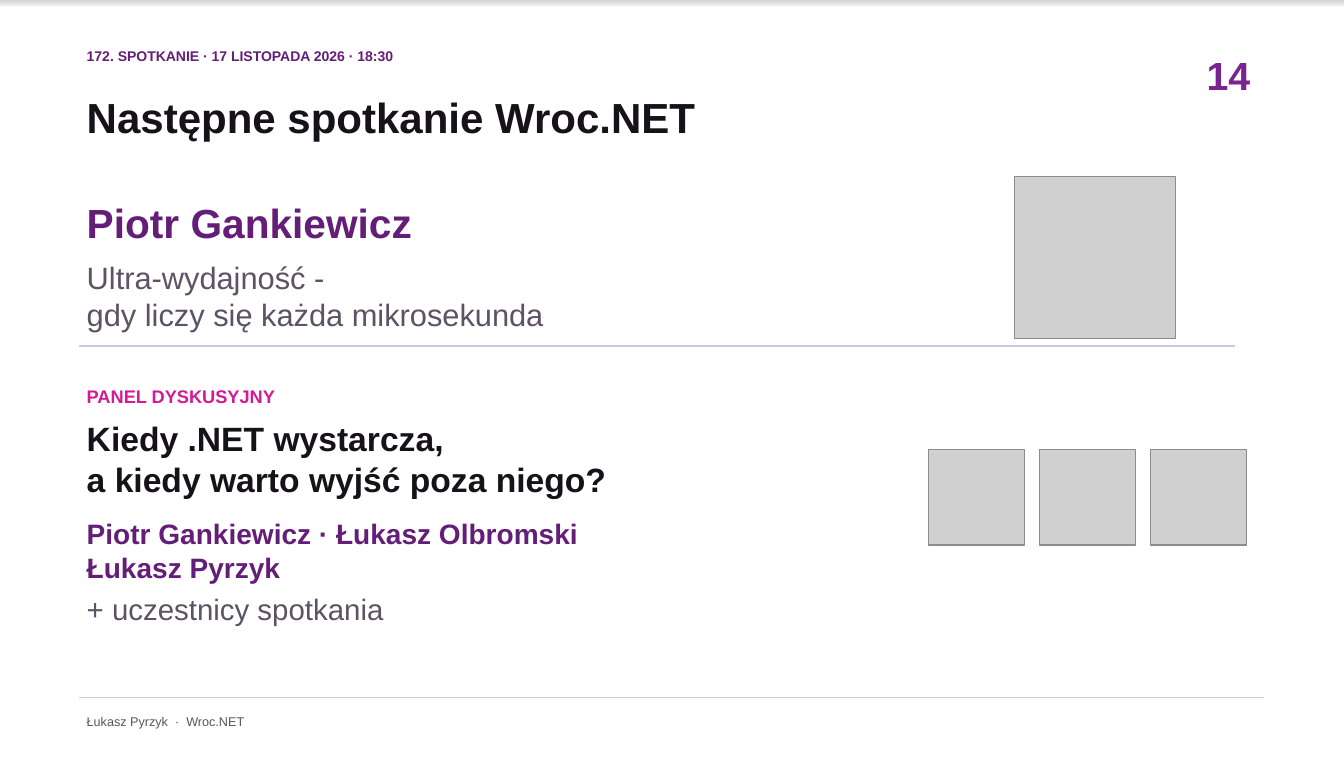
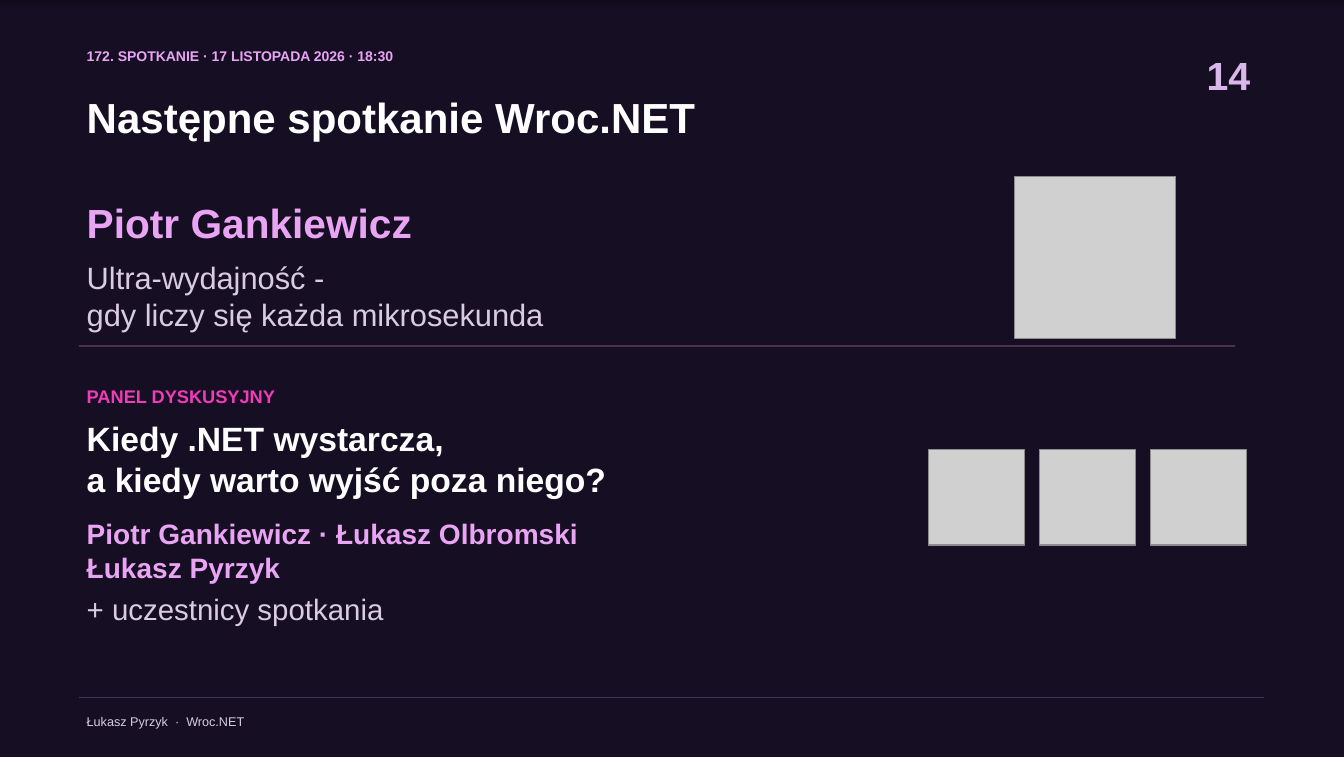
Before and after one commit to lukasz-pyrzyk/wrocnet.org, a slide deck: slide 14 of slides/171/2026-10-20-171-spotkanie.pptx. Drawn at 1344x757 pixels with LibreOffice and Linux fonts; fonts in the diff are those of the drawing; grey boxes stand for pictures. Boxes give left, top, right and bottom in pixels: in the first picture for what was removed or moved away, otherwise in the second. Text is boxed around its words. In the diff, an @@ line names an element or a change of style, - is before the commit and + after.

Commit message:
Refresh meetup 171 presentation with dark theme and updated flow

```diff
--- a/slides/171/2026-10-20-171-spotkanie.pptx
+++ b/slides/171/2026-10-20-171-spotkanie.pptx
@@ rectangle at (x1=0, y1=0, x2=1344, y2=757): fill #FFFFFF to #160E22 @@
@@ text "14" at (x1=1207, y1=63, x2=1251, y2=90): text colour #7A248F to #D9B7E8 @@
@@ text "Następne spotkanie Wroc.NET" at (x1=87, y1=102, x2=695, y2=142): text colour #171219 to #FFFFFF @@
@@ line (79, 346) - (1235, 346): stroke #D8C4DF 1.5 pt to #49314F 1.5 pt @@
@@ text "PANEL DYSKUSYJNY" at (x1=87, y1=390, x2=275, y2=403): text colour #D51A96 to #F13BB8 @@
@@ text "Kiedy .NET wystarcza," at (x1=87, y1=426, x2=606, y2=499): text colour #171219 to #FFFFFF @@
@@ text colour #641E78 to #E9A4F4 in 3 elements at (x1=87, y1=51, x2=393, y2=61), (x1=87, y1=208, x2=412, y2=239), (x1=87, y1=523, x2=578, y2=583) @@
@@ text colour #5E5264 to #DACCE0 in 3 elements at (x1=87, y1=717, x2=244, y2=729), (x1=87, y1=266, x2=544, y2=331), (x1=112, y1=598, x2=383, y2=626) @@
@@ line (79, 697) - (1264, 697): stroke #D8C4DF 1 pt to #49314F 1 pt @@
```
Also in this commit, not shown: 9 other slides changed, 4 slides added, 3 slides removed, 4 other files.
